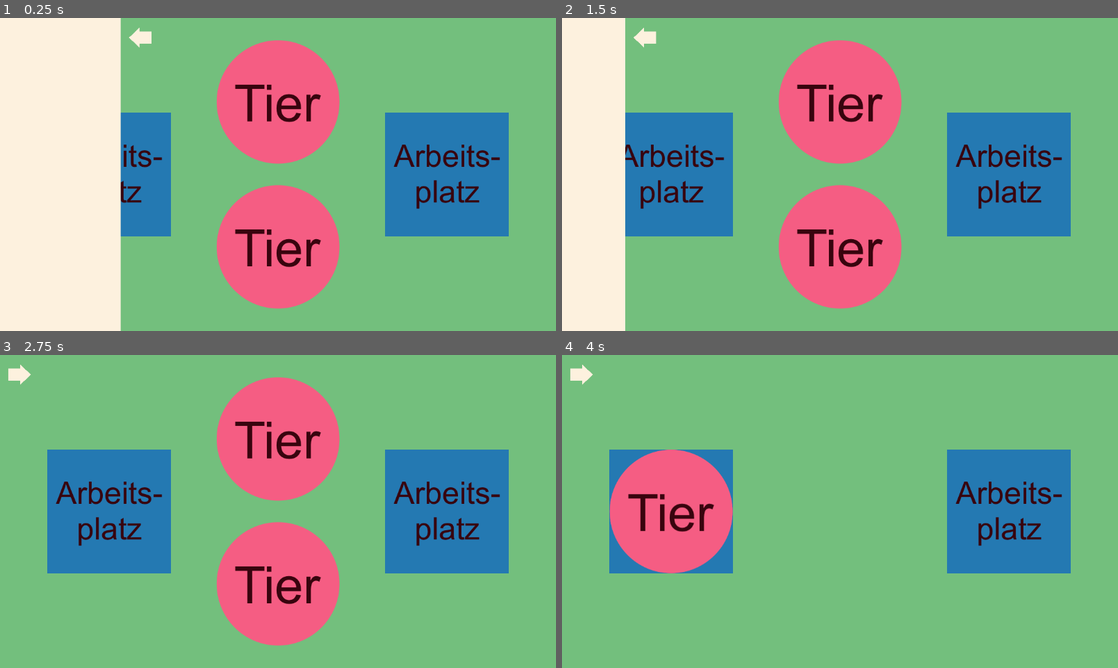
Above: before the commit, frames 1-4 (two rows, left to right).
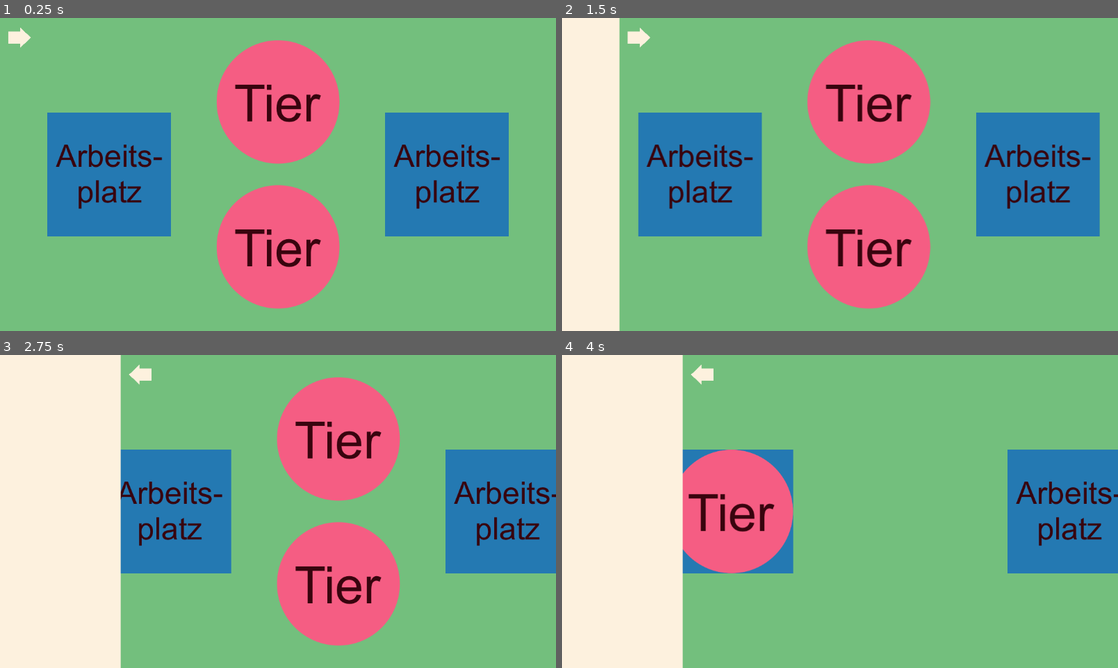
Above: after the commit, the same moments.

Repository: k4444th/Cozy-Moments
Game: Godot game, scene res://scenes/main.tscn
The game is run twice, just before and just after one commit, with the same random seed, the same clock (stepped at 60 frames per second) and the same inputs. The project has no main scene, so this scene is started directly.
Inputs (mouse positions are in pixels of both pictures, inside the frame that each line leads up to; where the layout moved, square brackets give the same spot in the first picture):
- Up to frame 1 (0.25 s): no input
- Up to frame 2 (1.5 s): click (584, 36) [701, 36] at 0.5 s; click (701, 36) [584, 36] at 1.25 s
- Up to frame 3 (2.75 s): click (22, 373) [139, 373] at 2 s
- Up to frame 4 (4 s): tap Enter at 2.75 s; drag from (840, 439) to (673, 511) at 2.77 s; tap Space at 3.5 s; drag from (840, 583) to (673, 511) at 3.52 s

The runs differ from the first frame. In frame 1, 22% of the frame differs, in the area x 0-28%, y 0-100%; in frame 2, 21%; in frame 3, 52%, in the area x 0-100%, y 0-100%; in frame 4, 36%.

Commit message:
Change Camera Position when opening Sidenav

Diff:
--- /dev/null
+++ b/scenes/camera.tscn
@@ -0,0 +1,3 @@
+[gd_scene format=3 uid="uid://cgwrukoim2x36"]
+
+[node name="Camera" type="Camera2D"]
--- a/scripts/sidenav.gd
+++ b/scripts/sidenav.gd
@@ -1,25 +1,37 @@
 extends CanvasLayer
 
-var sidenavOpen := true
+var sidenavOpen := false
 var openSidenavSpeed := 0.35
 
+@onready var camera = $"../Camera2D"
 @onready var sidenav = $Sidenav
 @onready var arrowButton = $ArrowButton
+
+func _ready() -> void:
+	arrowButton.flip_h = !sidenavOpen
+
+	if sidenavOpen:
+		camera.position.x = -125.0
+		sidenav.position.x = 0.0
+		arrowButton.position.x = 265.0
+	else:
+		camera.position.x = 0
+		sidenav.position.x = -250.0
+		arrowButton.position.x = 15.0
 
 func _on_arrow_button_pressed() -> void:
 	sidenavOpen = !sidenavOpen
 	arrowButton.flip_h = !sidenavOpen
 
+	var cameraTween = get_tree().create_tween()
+	var buttonTween = get_tree().create_tween()
 	var sidenavTween = get_tree().create_tween()
-	var buttonTween = get_tree().create_tween()
 
 	if sidenavOpen:
+		cameraTween.tween_property(camera, "position:x", -125.0, openSidenavSpeed)
+		buttonTween.tween_property(arrowButton, "position:x", 265.0, openSidenavSpeed)
 		sidenavTween.tween_property(sidenav, "position:x", 0.0, openSidenavSpeed)
-		buttonTween.tween_property(arrowButton, "position:x", 265.0, openSidenavSpeed)
-		#sidenav.position.x = 0.0
-		#arrowButton.position.x = 265.0
 	else:
+		cameraTween.tween_property(camera, "position:x", 0.0, openSidenavSpeed)
+		buttonTween.tween_property(arrowButton, "position:x", 15.0, openSidenavSpeed)
 		sidenavTween.tween_property(sidenav, "position:x", -250.0, openSidenavSpeed)
-		buttonTween.tween_property(arrowButton, "position:x", 15.0, openSidenavSpeed)
-		#sidenav.position.x = -250.0
-		#arrowButton.position.x = 15.0
